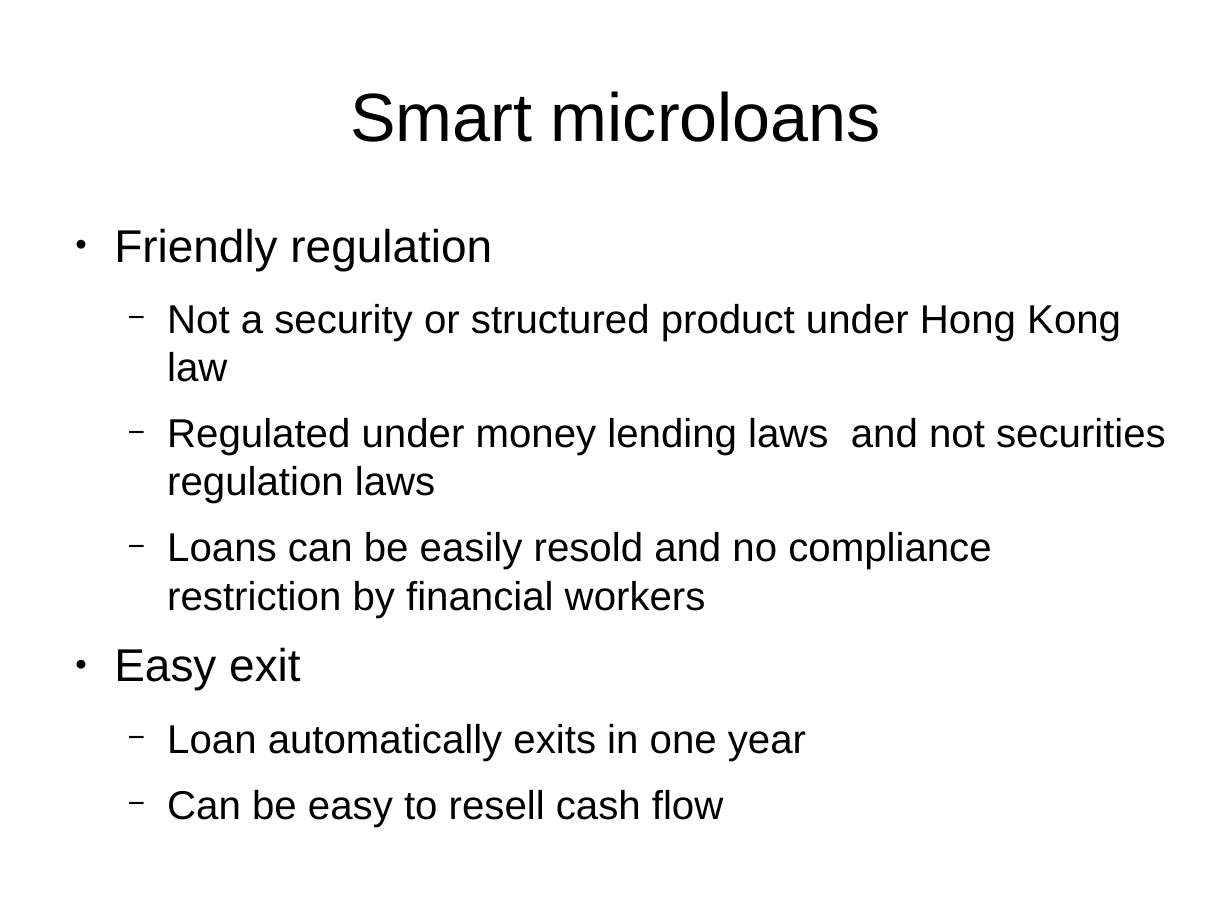
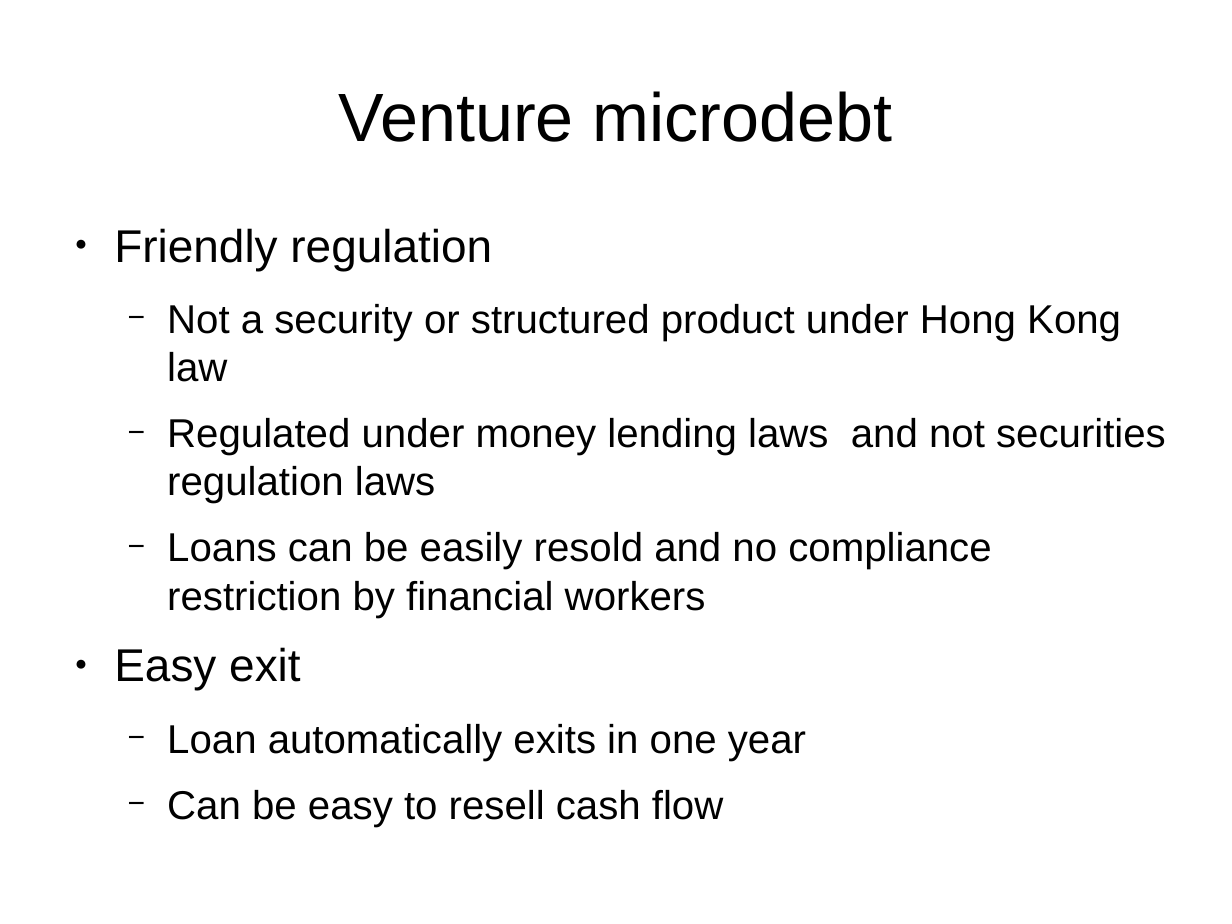
Before and after one commit to joequant/bitquant, a slide deck: slide 13 of pitchdecks/smartmicroloanshk.odp (slide 9 before the commit). Drawn at 1232x924 pixels with LibreOffice and Linux fonts; fonts in the diff are those of the drawing. Boxes give left, top, right and bottom in pixels: in the first picture for what was removed or moved away, otherwise in the second. Text is boxed around its words. In the diff, an @@ line names an element or a change of style, - is before the commit and + after.

Commit message:
add microloan

```diff
--- a/pitchdecks/smartmicroloanshk.odp
+++ b/pitchdecks/smartmicroloanshk.odp
@@ title at <box>339,91,893,142</box>: text changed @@
-Smart microloans
+Venture microdebt
```
Also in this commit, not shown: 6 other slides changed, 6 slides added, 1 slide removed, 1 other file.
